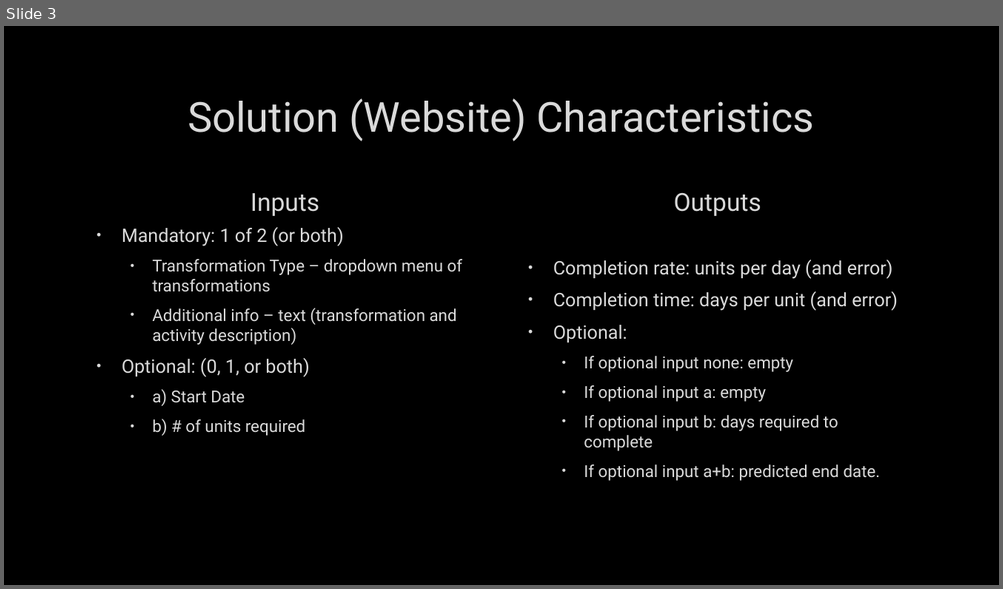
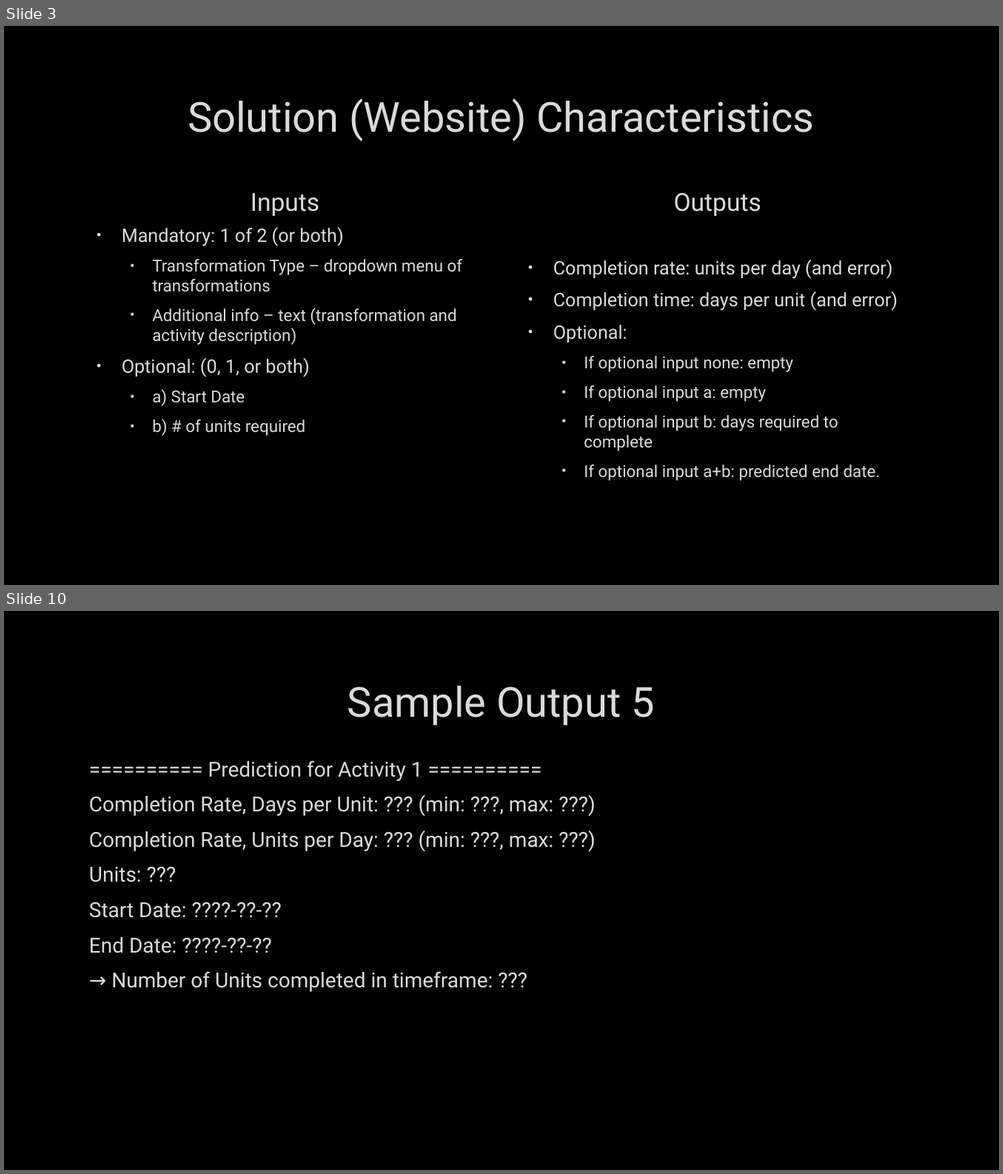
Before and after one commit to danylokolos/Construction-Management, a slide deck: DanyloThoughts.pptx. Shown one above the other, each under a label of ours: slide 3 before the commit, slides 3 and 10 after it; the slides between them are not shown. The pictures are 1003x589 and 1003x1174 pixels, drawn with LibreOffice and Linux fonts; fonts in the diff are those of the drawing; background and template pictures are left out. Boxes give left, top, right and bottom in pixels: in the first picture for what was removed or moved away, otherwise in the second. Text is boxed around its words. In the diff, an @@ line names an element or a change of style, - is before the commit and + after.

```diff
--- a/DanyloThoughts.pptx
+++ b/DanyloThoughts.pptx
@@ slide 10 added at [4, 611, 999, 1170], background picture (left out) @@
@@ title added at [347, 686, 654, 726], 40 pt, text #DADADA @@
+Sample Output 5
@@ text added at [89, 760, 553, 992], 20 pt, text #DADADA @@
+========== Prediction for Activity 1 ==========
+Completion Rate, Days per Unit: ??? (min: ???, max: ???)
+Completion Rate, Units per Day: ??? (min: ???, max: ???)
+Units: ???
+Start Date: ????-??-??
+End Date: ????-??-??
+→ Number of Units completed in timeframe: ???
```
Also in this commit, not shown: 7 other slides added, 13 other files.
